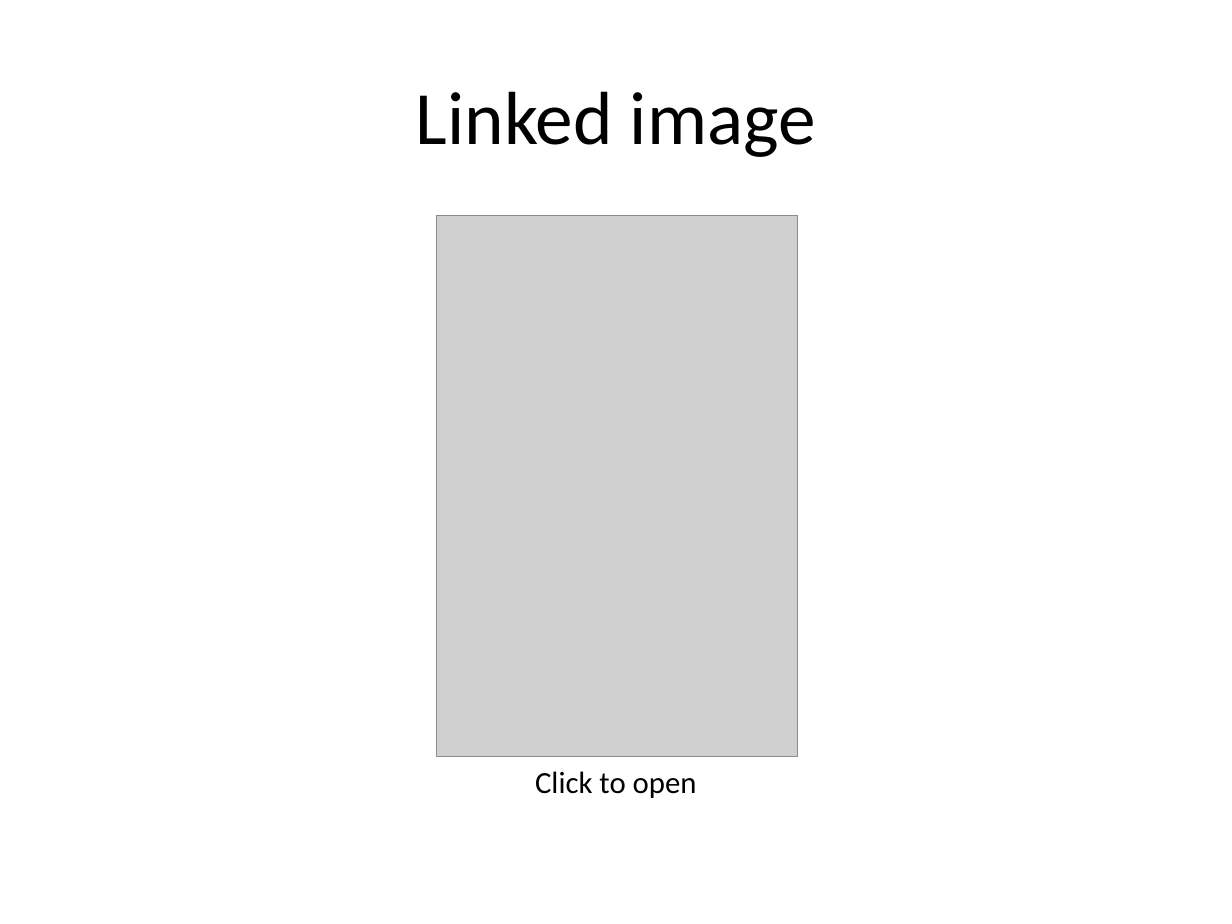
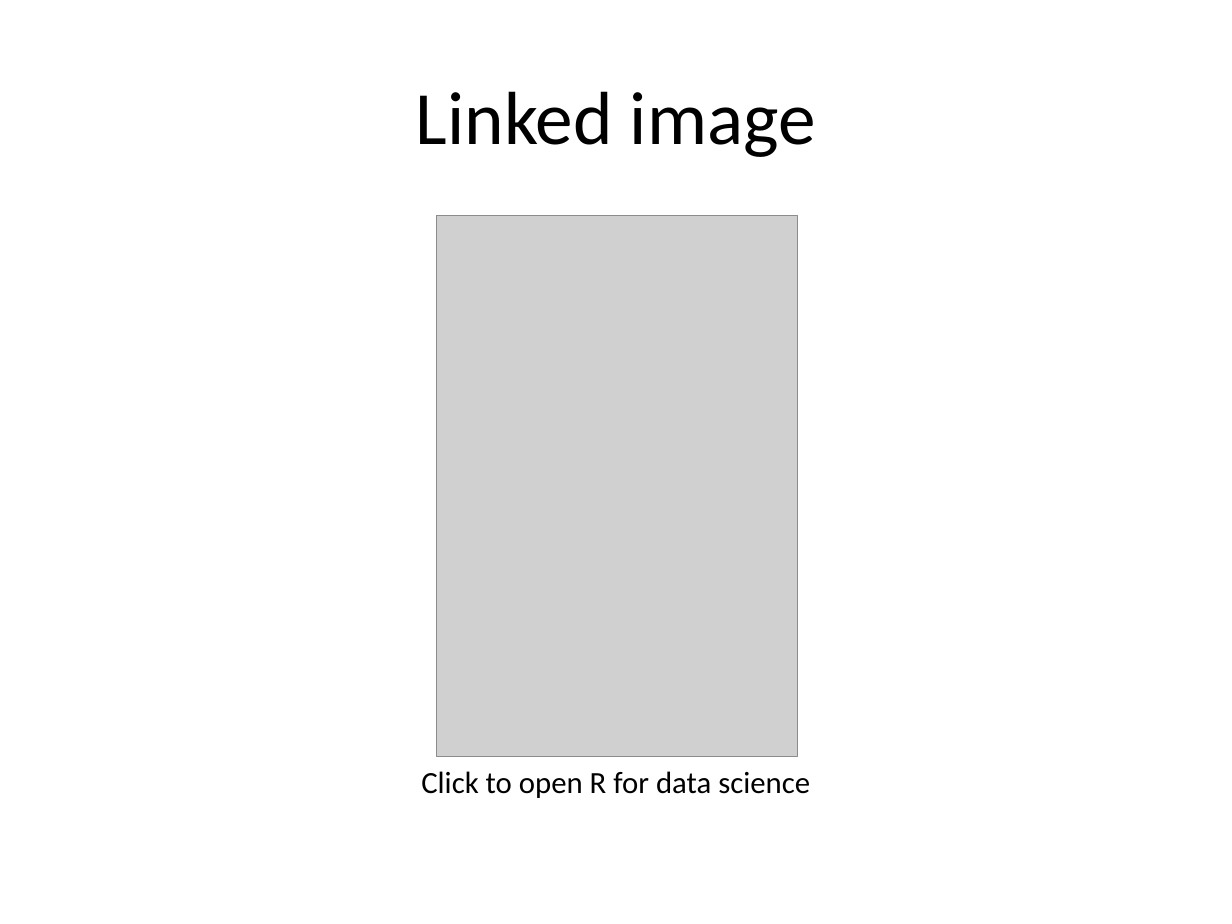
Before and after one commit to sol-eng/powerpoint, a slide deck: slide 10 of tutorial/2d-images-and-tables.pptx (slide 6 before the commit). Drawn at 1232x924 pixels with LibreOffice and Linux fonts; fonts in the diff are those of the drawing; grey boxes stand for pictures. Boxes give left, top, right and bottom in pixels: in the first picture for what was removed or moved away, otherwise in the second. Text is boxed around its words. In the diff, an @@ line names an element or a change of style, - is before the commit and + after.

Commit message:
updated images and tables

```diff
--- a/tutorial/2d-images-and-tables.pptx
+++ b/tutorial/2d-images-and-tables.pptx
@@ text at (421,771,810,798): text changed @@
-Click to open
+Click to open R for data science
```
Also in this commit, not shown: 5 other slides changed, 4 slides added, 1 slide removed, 1 other file.
